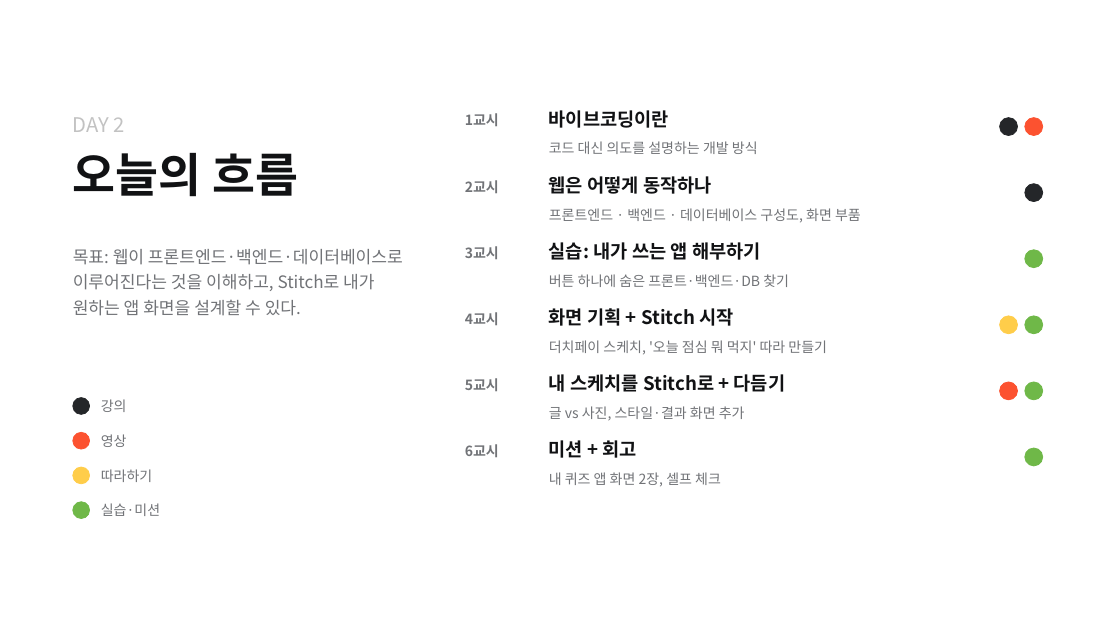
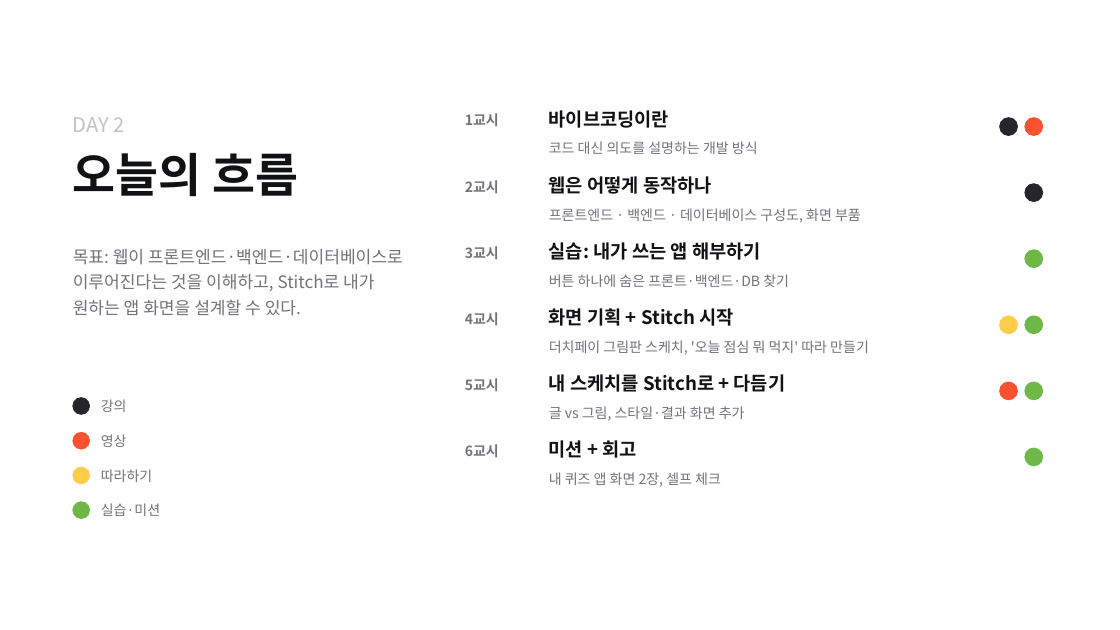
Before and after one commit to pa3757/KPX_knewdeal, a slide deck: slide 2 of instructor/2일차_바이브코딩_Stitch.pptx. Drawn at 1120x630 pixels with LibreOffice and Linux fonts; fonts in the diff are those of the drawing; background and template pictures are left out. Boxes give left, top, right and bottom in pixels: in the first picture for what was removed or moved away, otherwise in the second. Text is boxed around its words. In the diff, an @@ line names an element or a change of style, - is before the commit and + after.

```diff
--- a/instructor/2일차_바이브코딩_Stitch.pptx
+++ b/instructor/2일차_바이브코딩_Stitch.pptx
@@ text at (549, 340, 869, 354): text changed @@
-더치페이 스케치, '오늘 점심 뭐 먹지' 따라 만들기
+더치페이 그림판 스케치, '오늘 점심 뭐 먹지' 따라 만들기
@@ text at (549, 406, 745, 421): text changed @@
-글 vs 사진, 스타일·결과 화면 추가
+글 vs 그림, 스타일·결과 화면 추가
```
Also in this commit, not shown: 5 other slides changed, 17 other files.
